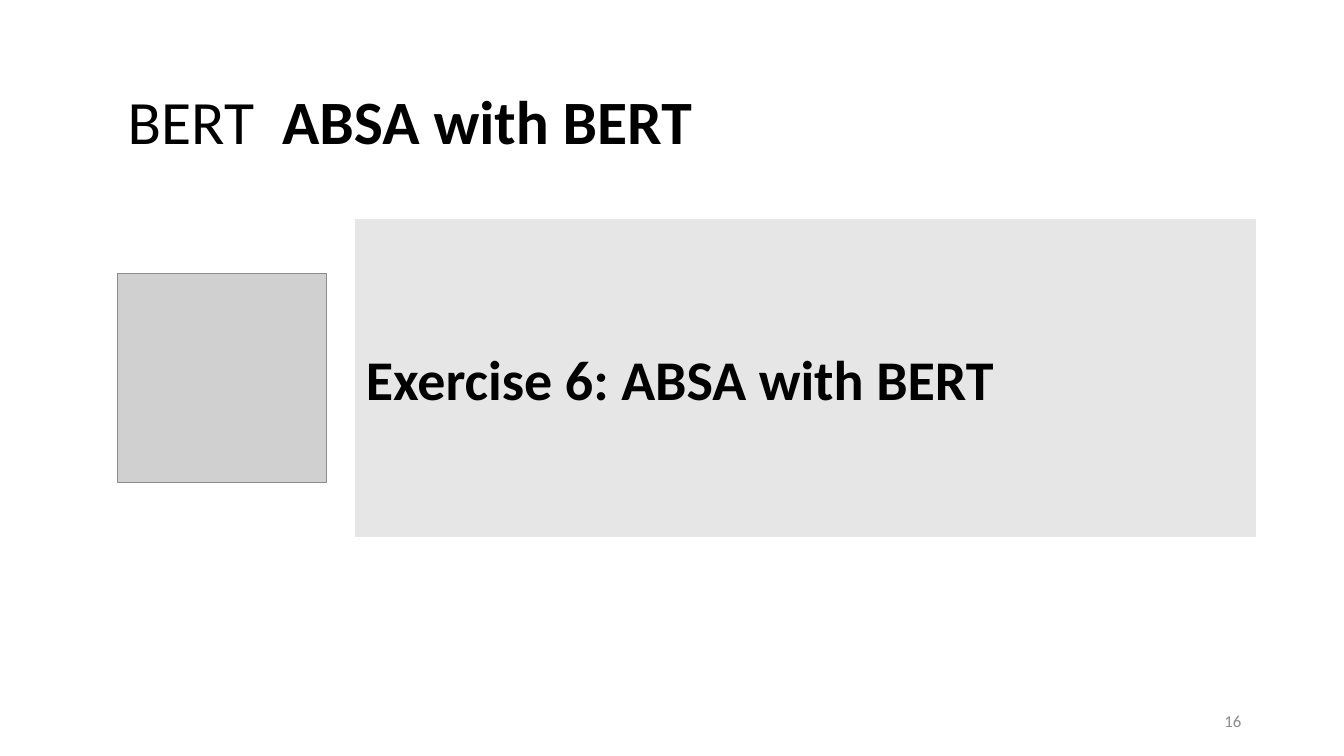
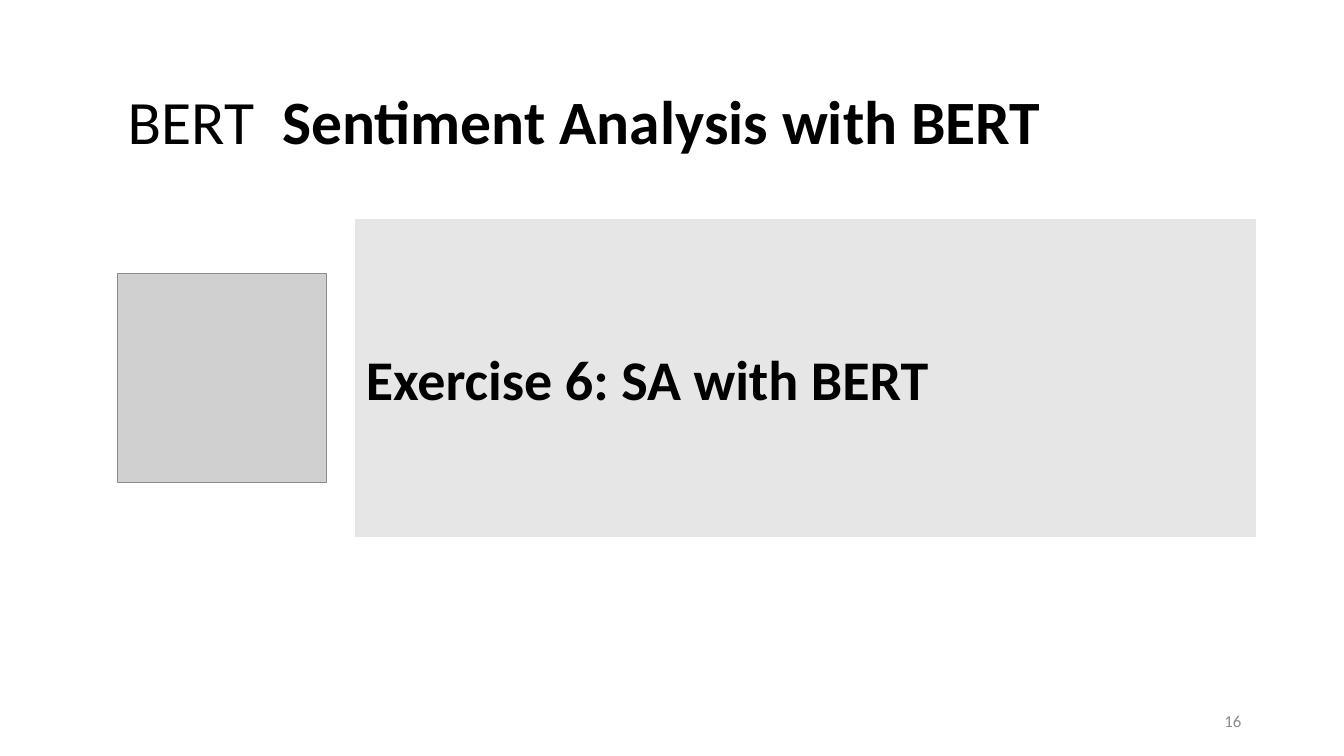
Before and after one commit to lisa-wm/consulting, a slide deck: slide 16 of 5_seminar/contents_part_III/slides/slides_II_4.pptx. Drawn at 1344x756 pixels with LibreOffice and Linux fonts; fonts in the diff are those of the drawing; grey boxes stand for pictures. Boxes give left, top, right and bottom in pixels: in the first picture for what was removed or moved away, otherwise in the second. Text is boxed around its words. In the diff, an @@ line names an element or a change of style, - is before the commit and + after.

```diff
--- a/5_seminar/contents_part_III/slides/slides_II_4.pptx
+++ b/5_seminar/contents_part_III/slides/slides_II_4.pptx
@@ title at [128, 100, 1040, 154]: text changed @@
-BERT ABSA with BERT
+BERT Sentiment Analysis with BERT
@@ text in rectangle at [366, 360, 928, 401]: text changed @@
-Exercise 6: ABSA with BERT
+Exercise 6: SA with BERT
```
Also in this commit, not shown: 1 other slide changed, 10 other files.
